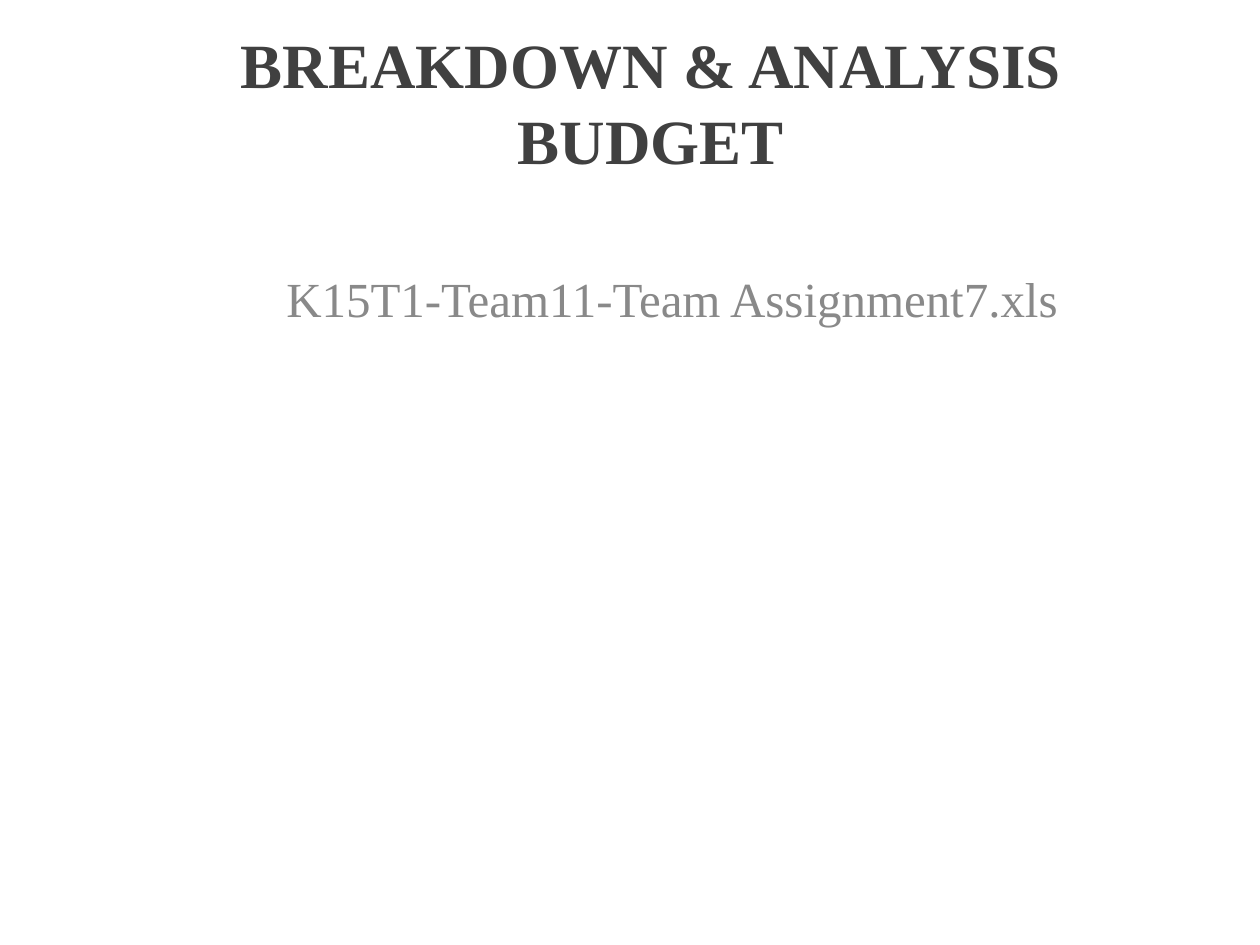
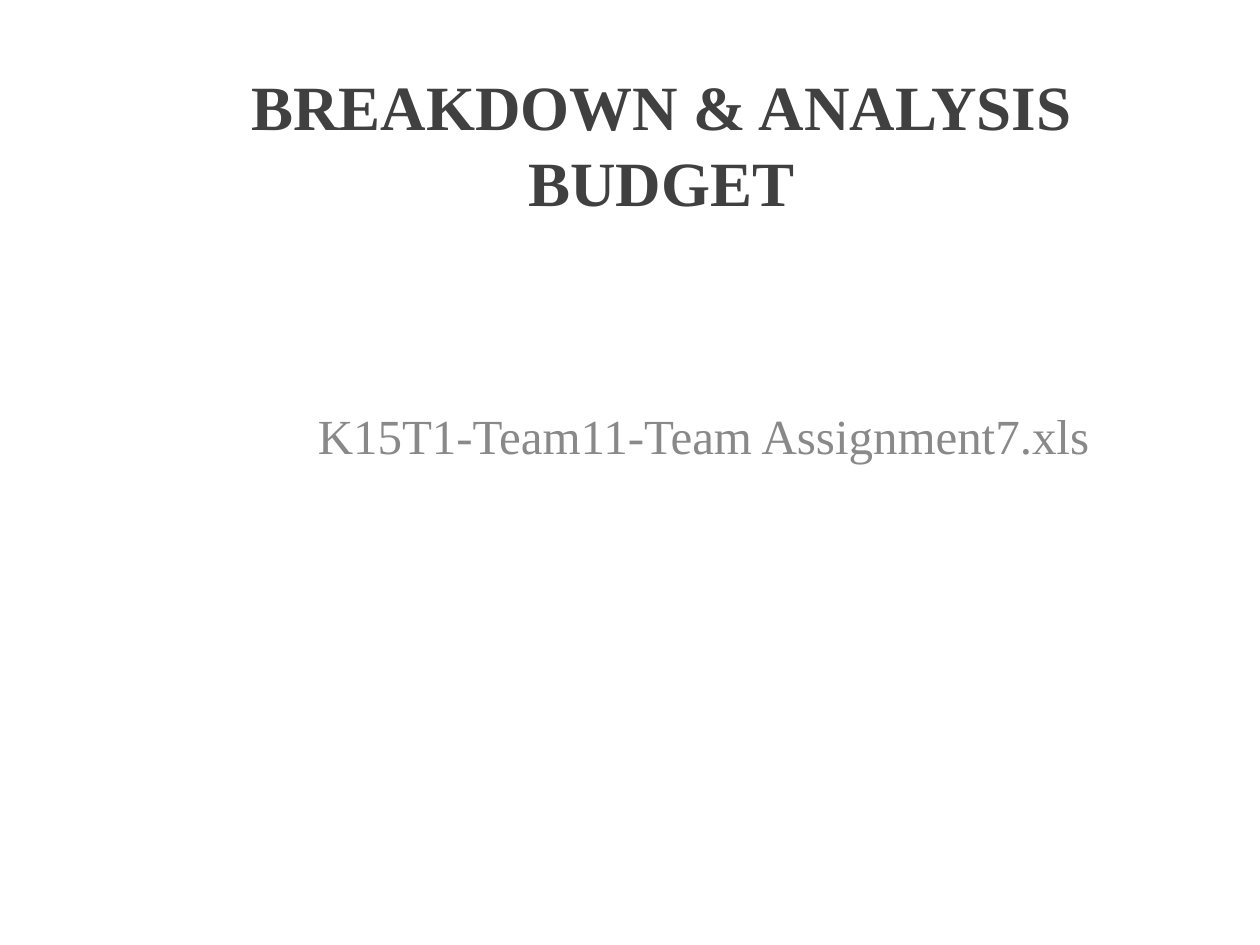
Before and after one commit to T138384/vlu-k15t1-team11, a slide deck: slide 6 of SMA - Software Measurement & Analysis/Assignment-07/K15T1-Team11-Team Assignment7/K15T1-Team11-Team Assignment7.ppt. Drawn at 1260x945 pixels with LibreOffice and Linux fonts; fonts in the diff are those of the drawing; background and template pictures are left out. Boxes give left, top, right and bottom in pixels: in the first picture for what was removed or moved away, otherwise in the second. Text is boxed around its words. In the diff, an @@ line names an element or a change of style, - is before the commit and + after.

```diff
--- a/SMA - Software Measurement & Analysis/Assignment-07/K15T1-Team11-Team Assignment7/K15T1-Team11-Team Assignment7.ppt
+++ b/SMA - Software Measurement & Analysis/Assignment-07/K15T1-Team11-Team Assignment7/K15T1-Team11-Team Assignment7.ppt
@@ title "BREAKDOWN & ANALYSIS BUDGET" moved from (x1=241, y1=46, x2=1061, y2=165) to (x1=251, y1=88, x2=1072, y2=207) @@
@@ subtitle "K15T1-Team11-Team Assignment7.xls" moved from (x1=286, y1=283, x2=1058, y2=327) to (x1=318, y1=420, x2=1090, y2=464) @@
```
Also in this commit, not shown: 4 other slides changed, 1 slide added, 1 other file.
